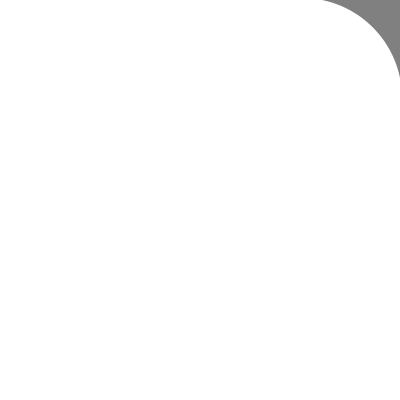
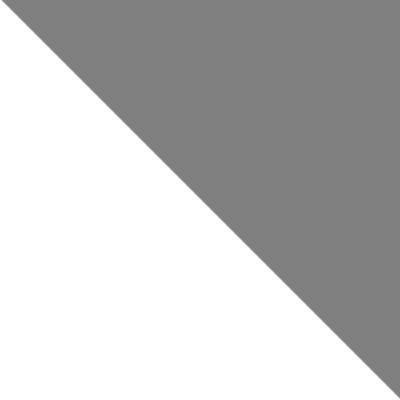
Layers edited between the first and the second w=400, h=400 image:
hid "Rounded Rectangle 1" over [left=1, top=0, right=400, bottom=399]
added layer "Layer 3" above "Layer 2" over [left=1, top=0, right=400, bottom=399]
